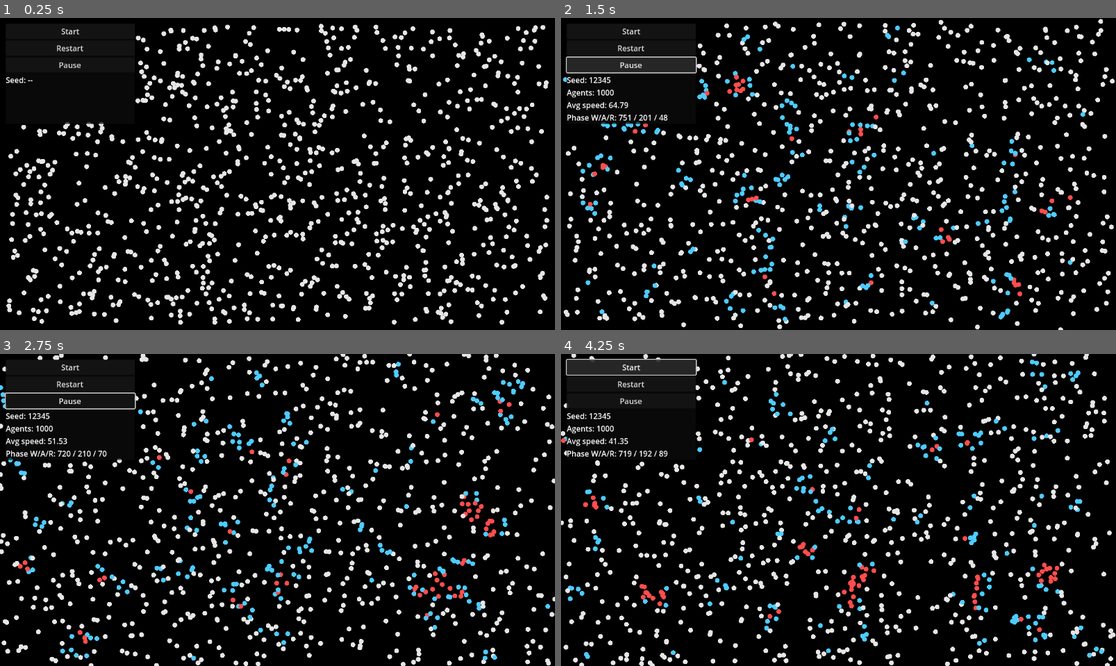
Above: before the commit, frames 1-4 (two rows, left to right).
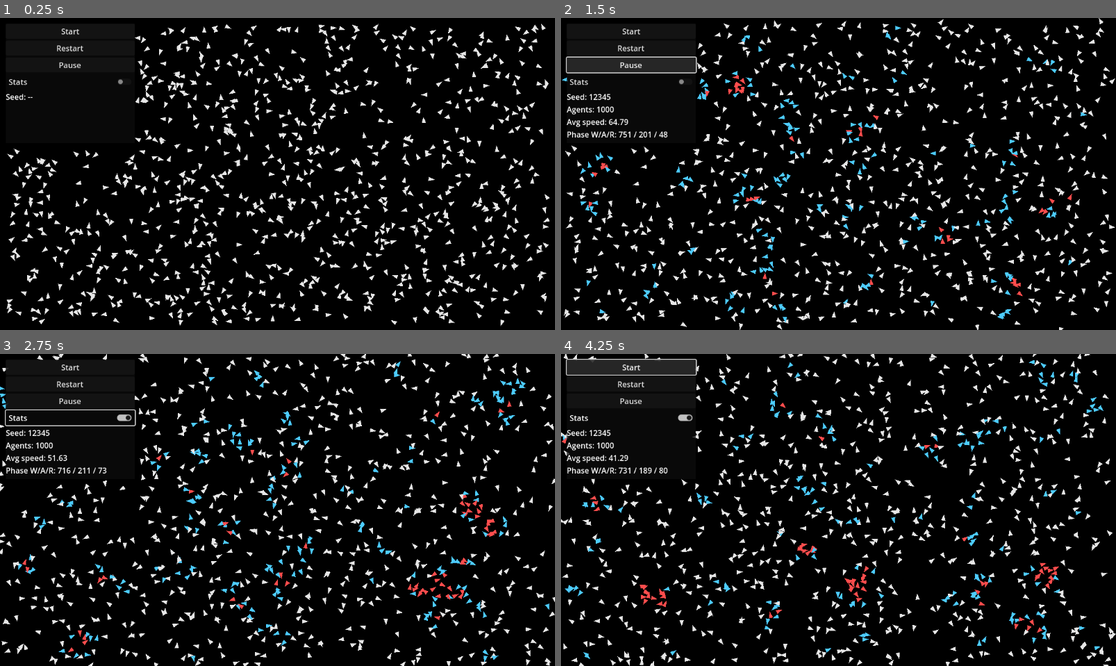
Above: after the commit, the same moments.

Repository: ayushsreejith06/phase-weave
Game: Godot game, scene res://main.tscn
Two runs of this game, one before a commit and one after it. Both use one fixed random seed, a clock stepped at 60 frames per second and the inputs below.
Inputs (mouse positions are in pixels of both pictures, inside the frame that each line leads up to):
- Up to frame 1 (0.25 s): no input
- Up to frame 2 (1.5 s): click "Pause" at 0.5 s; click "Resume" at 1.25 s
- Up to frame 3 (2.75 s): click (72, 416) at 2 s, where only the run after the commit has a clickable "Stats"
- Up to frame 4 (4.25 s): click "Start" at 2.75 s; click "Start" at 3.5 s

The runs differ from the first frame. In frame 1, 6.8% of the frame differs, in the area x 1-100%, y 1-99%; in frame 2, 7.6%; in frame 3, 8.4%; in frame 4, 10%, in the area x 0-100%, y 0-100%.

Commit message:
Implement v2 zones and stats hover

Diff:
--- a/main.tscn
+++ b/main.tscn
@@ -23,7 +23,7 @@
 offset_left = 12.0
 offset_top = 12.0
 offset_right = 280.0
-offset_bottom = 220.0
+offset_bottom = 260.0
 
 [node name="Backdrop" type="ColorRect" parent="UiOverlay/Overlay"]
 anchor_left = 0.0
@@ -55,5 +55,41 @@
 [node name="PauseButton" type="Button" parent="UiOverlay/Overlay/VBox"]
 text = "Pause"
 
+[node name="StatsToggle" type="CheckButton" parent="UiOverlay/Overlay/VBox"]
+text = "Stats"
+
 [node name="DebugLabel" type="Label" parent="UiOverlay/Overlay/VBox"]
 text = "Seed: --"
+
+[node name="HoverViewportContainer" type="SubViewportContainer" parent="UiOverlay"]
+anchor_left = 0.0
+anchor_top = 0.0
+anchor_right = 1.0
+anchor_bottom = 1.0
+offset_left = 0.0
+offset_top = 0.0
+offset_right = 0.0
+offset_bottom = 0.0
+mouse_filter = 2
+
+[node name="HoverViewport" type="SubViewport" parent="UiOverlay/HoverViewportContainer"]
+transparent_bg = true
+
+[node name="HoverLayer" type="Control" parent="UiOverlay/HoverViewportContainer/HoverViewport"]
+anchor_left = 0.0
+anchor_top = 0.0
+anchor_right = 1.0
+anchor_bottom = 1.0
+offset_left = 0.0
+offset_top = 0.0
+offset_right = 0.0
+offset_bottom = 0.0
+mouse_filter = 2
+
+[node name="HoverBackdrop" type="ColorRect" parent="UiOverlay/HoverViewportContainer/HoverViewport/HoverLayer"]
+color = Color(0.0, 0.0, 0.0, 0.9)
+mouse_filter = 2
+
+[node name="HoverLabel" type="RichTextLabel" parent="UiOverlay/HoverViewportContainer/HoverViewport/HoverLayer"]
+text = ""
+mouse_filter = 2
--- a/project.godot
+++ b/project.godot
@@ -13,8 +13,3 @@
 config/name="PhaseWeave"
 run/main_scene="res://main.tscn"
 config/features=PackedStringArray("4.5", "Forward Plus")
-
-[display]
-
-window/size/mode=0
-window/size/resizable=true
--- a/render/swarm_renderer.gd
+++ b/render/swarm_renderer.gd
@@ -27,6 +27,10 @@
 	if not model.has_method("get_agents"):
 		return
 	var agents = model.get_agents()
+	var zones = []
+	if model.has_method("get_zones"):
+		zones = model.get_zones()
+	_draw_zones(zones)
 	if agents.is_empty():
 		return
 
@@ -43,14 +47,14 @@
 			Config.RenderStyle.VELOCITY_LINES:
 				var vel = agent.velocity
 				if vel.length_squared() < 0.0001:
-					draw_circle(agent.position, Config.RENDER_POINT_RADIUS, color)
+					_draw_agent_triangle(agent, color, Config.RENDER_POINT_RADIUS)
 				else:
 					var end_pos = agent.position + vel * Config.RENDER_VELOCITY_LINE_SCALE
 					draw_line(agent.position, end_pos, color, 1.0, true)
 			Config.RenderStyle.CIRCLES:
-				draw_circle(agent.position, Config.RENDER_CIRCLE_RADIUS, color)
+				_draw_agent_triangle(agent, color, Config.RENDER_CIRCLE_RADIUS)
 			_:
-				draw_circle(agent.position, Config.RENDER_POINT_RADIUS, color)
+				_draw_agent_triangle(agent, color, Config.RENDER_POINT_RADIUS)
 
 func _color_for_phase(phase: int) -> Color:
 	match phase:
@@ -60,3 +64,26 @@
 			return Config.COLOR_REPEL
 		_:
 			return Config.COLOR_WANDER
+
+func _draw_agent_triangle(agent, color: Color, radius: float) -> void:
+	var dir = agent.velocity
+	if dir.length_squared() < 0.0001:
+		dir = Vector2.RIGHT
+	else:
+		dir = dir.normalized()
+	var perp = Vector2(-dir.y, dir.x)
+	var tip = agent.position + dir * (radius * 1.7)
+	var base = agent.position - dir * (radius * 0.9)
+	var left = base + perp * (radius * 0.9)
+	var right = base - perp * (radius * 0.9)
+	draw_polygon(PackedVector2Array([tip, left, right]), PackedColorArray([color, color, color]))
+
+func _draw_zones(zones: Array) -> void:
+	if zones == null or zones.is_empty():
+		return
+	for zone in zones:
+		var base_color = Config.ZONE_COLOR_REPEL if zone.type == Config.ZoneType.REPULSE else Config.ZONE_COLOR_ATTRACT
+		draw_circle(zone.center, zone.radius, base_color)
+		var outer = base_color
+		outer.a = Config.ZONE_GLOW_OUTER_ALPHA
+		draw_circle(zone.center, zone.radius * 1.12, outer)
--- a/scripts/agent.gd
+++ b/scripts/agent.gd
@@ -7,6 +7,9 @@
 var velocity: Vector2
 var phase: int
 var energy: float
+var local_density: float
+var steering_phase: Vector2
+var steering_zone: Vector2
 
 func _init(
 	p_position := Vector2.ZERO,
@@ -18,3 +21,6 @@
 	velocity = p_velocity
 	phase = p_phase
 	energy = p_energy
+	local_density = 0.0
+	steering_phase = Vector2.ZERO
+	steering_zone = Vector2.ZERO
--- a/scripts/config.gd
+++ b/scripts/config.gd
@@ -3,6 +3,7 @@
 
 enum Phase { WANDER, ALIGN, REPEL }
 enum RenderStyle { POINTS, CIRCLES, VELOCITY_LINES }
+enum ZoneType { REPULSE, ATTRACT }
 
 const TICKS_PER_SECOND = 24
 const TICK_DT = 1.0 / float(TICKS_PER_SECOND)
@@ -26,6 +27,8 @@
 const WANDER_ALIGN_FACTOR = 0.3
 const WANDER_COHESION_FACTOR = 0.15
 const ALIGN_SEPARATION_FACTOR = 0.4
+const ALIGN_TRIANGLE_LATTICE_FACTOR = 0.9
+const TRIANGLE_LATTICE_DISTANCE = 20.0
 const ALIGN_NOISE_FACTOR = 0.15
 const REPEL_NOISE_FACTOR = 0.8
 const NOISE_MAGNITUDE = 6.0
@@ -42,8 +45,22 @@
 const RENDER_CIRCLE_RADIUS = 5.0
 const RENDER_VELOCITY_LINE_SCALE = 0.35
 const TRAILS_ENABLED = true
-const TRAIL_FADE_COLOR = Color(0.0, 0.0, 0.0, 0.08)
+const TRAIL_FADE_COLOR = Color(0.0, 0.0, 0.0, 0.06)
 const COLOR_DEFAULT = Color(0.9, 0.9, 0.9, 1.0)
 const COLOR_WANDER = Color(0.9, 0.9, 0.9, 1.0)
 const COLOR_ALIGN = Color(0.3, 0.8, 1.0, 1.0)
 const COLOR_REPEL = Color(1.0, 0.3, 0.3, 1.0)
+
+const ZONE_RADIUS = 100.0
+const ZONE_RADIUS_MAX = 180.0
+const ZONE_DURATION = 15.0
+const ZONE_RADIUS_GROWTH = 6.0
+const ZONE_GROW_PER_SECOND = 28.0
+const ZONE_FORCE_REPEL = 220.0
+const ZONE_FORCE_ATTRACT = 200.0
+const ZONE_FALLOFF_POWER = 1.0
+const ZONE_COLOR_REPEL = Color(1.0, 0.45, 0.45, 0.18)
+const ZONE_COLOR_ATTRACT = Color(0.45, 0.75, 1.0, 0.18)
+const ZONE_GLOW_OUTER_ALPHA = 0.08
+
+const HOVER_PICK_RADIUS = 10.0
--- a/scripts/phase_rules.gd
+++ b/scripts/phase_rules.gd
@@ -23,6 +23,7 @@
 	var avg_pos := Vector2.ZERO
 	var avg_vel := Vector2.ZERO
 	var separation := Vector2.ZERO
+	var lattice := Vector2.ZERO
 
 	for neighbor in neighbors:
 		avg_pos += neighbor.position
@@ -31,9 +32,14 @@
 		var dist_sq = delta.length_squared()
 		if dist_sq > 0.0001:
 			separation -= delta / dist_sq
+			var dist = sqrt(dist_sq)
+			var dir = delta / dist
+			var offset = (dist - Config.TRIANGLE_LATTICE_DISTANCE) / Config.TRIANGLE_LATTICE_DISTANCE
+			lattice += dir * offset
 
 	avg_pos /= float(neighbors.size())
 	avg_vel /= float(neighbors.size())
+	lattice /= float(neighbors.size())
 
 	var alignment = (avg_vel - agent.velocity).normalized()
 	var cohesion = _delta(agent.position, avg_pos).normalized()
@@ -48,6 +54,7 @@
 			return (alignment * Config.FORCE_ALIGN) \
 				+ (cohesion * Config.FORCE_COHESION) \
 				+ (separation_dir * Config.FORCE_SEPARATION * Config.ALIGN_SEPARATION_FACTOR) \
+				+ (lattice * Config.FORCE_ALIGN * Config.ALIGN_TRIANGLE_LATTICE_FACTOR) \
 				+ (noise * Config.FORCE_WANDER * Config.ALIGN_NOISE_FACTOR)
 		Config.Phase.REPEL:
 			return (separation_dir * Config.FORCE_REPEL) \
--- a/scripts/simulation_controller.gd
+++ b/scripts/simulation_controller.gd
@@ -13,12 +13,16 @@
 var tick_timer: Timer
 var _paused := false
 var _resize_timer: Timer
+var _stats_enabled := false
+var _held_zone_type := -1
 
 @onready var renderer = get_node_or_null("../SwarmRenderer")
 @onready var ui_overlay = get_node_or_null("../UiOverlay")
 @onready var viewport_size := get_viewport().get_visible_rect().size
 
 func _ready() -> void:
+	process_mode = Node.PROCESS_MODE_ALWAYS
+	set_process_input(true)
 	rng.seed = Config.DEFAULT_SEED
 	get_viewport().size_changed.connect(_on_viewport_resized)
 	if Config.DEBUG_PRINT_SEED:
@@ -48,6 +52,8 @@
 			ui_overlay.restart_requested.connect(_on_restart_requested)
 		if ui_overlay.has_signal("pause_toggled"):
 			ui_overlay.pause_toggled.connect(_on_pause_toggled)
+		if ui_overlay.has_signal("stats_toggled"):
+			ui_overlay.stats_toggled.connect(_on_stats_toggled)
 		if ui_overlay.has_method("set_stats"):
 			stats_updated.connect(ui_overlay.set_stats)
 
@@ -55,6 +61,10 @@
 	if renderer != null:
 		renderer.queue_redraw()
 	_emit_stats()
+
+func _process(_delta: float) -> void:
+	_update_hover_stats()
+	_update_held_zone(_delta)
 
 func _on_start_requested() -> void:
 	if _paused and ui_overlay != null and ui_overlay.has_method("set_paused"):
@@ -89,6 +99,11 @@
 	else:
 		tick_timer.start()
 
+func _on_stats_toggled(enabled: bool) -> void:
+	_stats_enabled = enabled
+	if ui_overlay != null and ui_overlay.has_method("set_hover_stats") and not enabled:
+		ui_overlay.set_hover_stats("")
+
 func _on_tick() -> void:
 	model.step(Config.TICK_DT, phase_rules)
 	if renderer != null:
@@ -138,3 +153,85 @@
 func _apply_resize() -> void:
 	viewport_size = get_viewport().get_visible_rect().size
 	model.set_bounds_size(viewport_size)
+
+func _input(event: InputEvent) -> void:
+	if event is InputEventMouseButton and event.pressed:
+		var mouse_pos = event.position
+		if ui_overlay != null and ui_overlay.has_method("is_point_over_ui"):
+			if ui_overlay.is_point_over_ui(mouse_pos):
+				return
+		match event.button_index:
+			MOUSE_BUTTON_LEFT:
+				model.add_zone(Config.ZoneType.REPULSE, mouse_pos)
+				_held_zone_type = Config.ZoneType.REPULSE
+				if renderer != null:
+					renderer.queue_redraw()
+			MOUSE_BUTTON_RIGHT:
+				model.add_zone(Config.ZoneType.ATTRACT, mouse_pos)
+				_held_zone_type = Config.ZoneType.ATTRACT
+				if renderer != null:
+					renderer.queue_redraw()
+	elif event is InputEventMouseButton and not event.pressed:
+		if event.button_index == MOUSE_BUTTON_LEFT or event.button_index == MOUSE_BUTTON_RIGHT:
+			_held_zone_type = -1
+
+func _update_hover_stats() -> void:
+	if not _stats_enabled or not _paused:
+		return
+	if ui_overlay == null or not ui_overlay.has_method("set_hover_stats_at"):
+		return
+	var mouse_pos = get_viewport().get_mouse_position()
+	if ui_overlay.has_method("is_point_over_ui") and ui_overlay.is_point_over_ui(mouse_pos):
+		ui_overlay.set_hover_stats("")
+		return
+	var agent = model.find_agent_at_position(mouse_pos, Config.HOVER_PICK_RADIUS)
+	if agent == null:
+		ui_overlay.set_hover_stats("")
+		return
+	var dist_sq = mouse_pos.distance_squared_to(agent.position)
+	if dist_sq > Config.HOVER_PICK_RADIUS * Config.HOVER_PICK_RADIUS:
+		ui_overlay.set_hover_stats("")
+		return
+	var phase_name = _phase_name(agent.phase)
+	var phase_color = _phase_color(agent.phase)
+	var speed = agent.velocity.length()
+	var text = "Phase: [color=%s]%s[/color]\nPos: %.1f, %.1f\nSpeed: %.1f\nVel: %.1f, %.1f\nDensity: %.2f\nSteer phase: %.2f, %.2f\nSteer zone: %.2f, %.2f" % [
+		phase_color.to_html(false),
+		phase_name,
+		agent.position.x, agent.position.y,
+		speed,
+		agent.velocity.x, agent.velocity.y,
+		agent.local_density,
+		agent.steering_phase.x, agent.steering_phase.y,
+		agent.steering_zone.x, agent.steering_zone.y
+	]
+	ui_overlay.set_hover_stats_at(text, agent.position)
+
+func _update_held_zone(delta: float) -> void:
+	if _held_zone_type < 0:
+		return
+	var mouse_pos = get_viewport().get_mouse_position()
+	if ui_overlay != null and ui_overlay.has_method("is_point_over_ui"):
+		if ui_overlay.is_point_over_ui(mouse_pos):
+			return
+	model.grow_zone_at(_held_zone_type, mouse_pos, Config.ZONE_GROW_PER_SECOND * delta)
+	if renderer != null:
+		renderer.queue_redraw()
+
+func _phase_name(phase: int) -> String:
+	match phase:
+		Config.Phase.ALIGN:
+			return "Align"
+		Config.Phase.REPEL:
+			return "Repel"
+		_:
+			return "Wander"
+
+func _phase_color(phase: int) -> Color:
+	match phase:
+		Config.Phase.ALIGN:
+			return Config.COLOR_ALIGN
+		Config.Phase.REPEL:
+			return Config.COLOR_REPEL
+		_:
+			return Config.COLOR_WANDER
--- a/scripts/swarm_model.gd
+++ b/scripts/swarm_model.gd
@@ -3,15 +3,33 @@
 
 const Config = preload("res://scripts/config.gd")
 const Agent = preload("res://scripts/agent.gd")
+
+class Zone:
+	var type: int
+	var center: Vector2
+	var radius: float
+	var start_time: float
+	var duration: float
+	var strength: float
 
 var agents: Array[Agent] = []
 var bounds_size := Vector2.ZERO
 var rng: RandomNumberGenerator
 var _grid: Dictionary = {}
 var _grid_size := Vector2i.ZERO
+var zones: Array[Zone] = []
+var _time := 0.0
+var _zone_grid: Dictionary = {}
+var _zone_grid_size := Vector2i.ZERO
+var _zone_grid_dirty := true
 
 func initialize(agent_count: int, p_bounds_size: Vector2, p_rng: RandomNumberGenerator) -> void:
 	agents.clear()
+	zones.clear()
+	_time = 0.0
+	_zone_grid.clear()
+	_zone_grid_size = Vector2i.ZERO
+	_zone_grid_dirty = true
 	bounds_size = p_bounds_size
 	rng = p_rng
 
@@ -37,6 +55,9 @@
 	if phase_rules == null:
 		return
 
+	_time += dt
+	_prune_zones()
+	_rebuild_zone_grid_if_needed()
 	_build_grid()
 
 	var next_phases: Array[int] = []
@@ -53,7 +74,9 @@
 		var local_density = (float(neighbors.size()) / density_area) * Config.DENSITY_SCALE
 		var next_phase = phase_rules.compute_phase(agent.phase, local_density)
 
-		var steering = phase_rules.compute_steering(agent, neighbors, next_phase, bounds_size, rng)
+		var phase_steering = phase_rules.compute_steering(agent, neighbors, next_phase, bounds_size, rng)
+		var zone_steering = _compute_zone_force(agent.position)
+		var steering = phase_steering + zone_steering
 
 		var velocity = agent.velocity + steering * dt
 		velocity *= Config.DAMPING
@@ -63,6 +86,9 @@
 
 		next_phases[i] = next_phase
 		next_velocities[i] = velocity
+		agent.local_density = local_density
+		agent.steering_phase = phase_steering
+		agent.steering_zone = zone_steering
 
 	for i in agents.size():
 		var agent = agents[i]
@@ -96,6 +122,7 @@
 
 func set_bounds_size(p_bounds_size: Vector2) -> void:
 	bounds_size = p_bounds_size
+	_zone_grid_dirty = true
 
 func _build_grid() -> void:
 	_grid.clear()
@@ -149,3 +176,143 @@
 
 func get_agents() -> Array[Agent]:
 	return agents
+
+func get_zones() -> Array[Zone]:
+	return zones
+
+func add_zone(zone_type: int, position: Vector2) -> void:
+	if _refresh_zone(zone_type, position, Config.ZONE_RADIUS_GROWTH):
+		return
+
+	var zone = Zone.new()
+	zone.type = zone_type
+	zone.center = position
+	zone.radius = Config.ZONE_RADIUS
+	zone.start_time = _time
+	zone.duration = Config.ZONE_DURATION
+	zone.strength = Config.ZONE_FORCE_REPEL if zone_type == Config.ZoneType.REPULSE else Config.ZONE_FORCE_ATTRACT
+	zones.append(zone)
+	_zone_grid_dirty = true
+
+func grow_zone_at(zone_type: int, position: Vector2, amount: float) -> void:
+	if _refresh_zone(zone_type, position, amount):
+		_zone_grid_dirty = true
+
+func find_agent_at_position(position: Vector2, radius: float) -> Agent:
+	var best_agent: Agent = null
+	var best_dist_sq = radius * radius
+	for agent in agents:
+		var delta = position - agent.position
+		var dist_sq = delta.length_squared()
+		if dist_sq <= best_dist_sq:
+			best_agent = agent
+			best_dist_sq = dist_sq
+	return best_agent
+
+func _find_zone_index(zone_type: int, position: Vector2) -> int:
+	var best_index := -1
+	var best_dist_sq := INF
+	for i in zones.size():
+		var zone = zones[i]
+		if zone.type != zone_type:
+			continue
+		var dist_sq = position.distance_squared_to(zone.center)
+		if dist_sq <= zone.radius * zone.radius and dist_sq < best_dist_sq:
+			best_dist_sq = dist_sq
+			best_index = i
+	return best_index
+
+func _refresh_zone(zone_type: int, position: Vector2, radius_delta: float) -> bool:
+	var refresh_index = _find_zone_index(zone_type, position)
+	if refresh_index < 0:
+		return false
+	var zone = zones[refresh_index]
+	zone.radius = min(zone.radius + radius_delta, Config.ZONE_RADIUS_MAX)
+	zone.start_time = _time
+	zone.duration = Config.ZONE_DURATION
+	zones[refresh_index] = zone
+	return true
+
+func _prune_zones() -> void:
+	if zones.is_empty():
+		return
+	for i in range(zones.size() - 1, -1, -1):
+		var zone = zones[i]
+		if _time - zone.start_time >= zone.duration:
+			zones.remove_at(i)
+			_zone_grid_dirty = true
+
+func _compute_zone_force(position: Vector2) -> Vector2:
+	if zones.is_empty():
+		return Vector2.ZERO
+	var best_force := Vector2.ZERO
+	var best_strength := 0.0
+	for zone in _candidate_zones(position):
+		var to_center = zone.center - position
+		var dist = to_center.length()
+		if dist > zone.radius:
+			continue
+		var falloff = 1.0 - (dist / zone.radius)
+		if Config.ZONE_FALLOFF_POWER != 1.0:
+			falloff = pow(falloff, Config.ZONE_FALLOFF_POWER)
+		var strength = zone.strength * falloff
+		if strength <= best_strength:
+			continue
+		var dir: Vector2
+		if dist > 0.0001:
+			dir = to_center / dist
+		else:
+			dir = _random_direction()
+		if zone.type == Config.ZoneType.REPULSE:
+			dir = -dir
+		best_strength = strength
+		best_force = dir * strength
+	return best_force
+
+func _rebuild_zone_grid_if_needed() -> void:
+	if not _zone_grid_dirty:
+		return
+	_zone_grid.clear()
+	if bounds_size == Vector2.ZERO:
+		return
+	var cell_size = max(1.0, Config.ZONE_RADIUS_MAX)
+	var size_x = max(1, int(ceil(bounds_size.x / cell_size)))
+	var size_y = max(1, int(ceil(bounds_size.y / cell_size)))
+	_zone_grid_size = Vector2i(size_x, size_y)
+	for i in zones.size():
+		var zone = zones[i]
+		var cell = _zone_cell_for_position(zone.center, cell_size)
+		if not _zone_grid.has(cell):
+			_zone_grid[cell] = []
+		_zone_grid[cell].append(i)
+	_zone_grid_dirty = false
+
+func _zone_cell_for_position(pos: Vector2, cell_size: float) -> Vector2i:
+	var x = int(floor(pos.x / cell_size))
+	var y = int(floor(pos.y / cell_size))
+	x = clampi(x, 0, _zone_grid_size.x - 1)
+	y = clampi(y, 0, _zone_grid_size.y - 1)
+	return Vector2i(x, y)
+
+func _candidate_zones(pos: Vector2) -> Array[Zone]:
+	if _zone_grid_size == Vector2i.ZERO or _zone_grid.is_empty():
+		return zones
+	var results: Array[Zone] = []
+	var cell_size = max(1.0, Config.ZONE_RADIUS_MAX)
+	var base = _zone_cell_for_position(pos, cell_size)
+	for ox in range(-1, 2):
+		for oy in range(-1, 2):
+			var cell = Vector2i(base.x + ox, base.y + oy)
+			if cell.x < 0 or cell.x >= _zone_grid_size.x:
+				continue
+			if cell.y < 0 or cell.y >= _zone_grid_size.y:
+				continue
+			if not _zone_grid.has(cell):
+				continue
+			for zone_index in _zone_grid[cell]:
+				results.append(zones[zone_index])
+	return results
+
+func _random_direction() -> Vector2:
+	var angle = rng.randf_range(0.0, TAU)
+	return Vector2.RIGHT.rotated(angle)
--- a/ui/ui_overlay.gd
+++ b/ui/ui_overlay.gd
@@ -6,12 +6,18 @@
 signal start_requested
 signal restart_requested
 signal pause_toggled(paused: bool)
+signal stats_toggled(enabled: bool)
 
 @onready var start_button = get_node_or_null("Overlay/VBox/StartButton")
 @onready var restart_button = get_node_or_null("Overlay/VBox/RestartButton")
 @onready var pause_button = get_node_or_null("Overlay/VBox/PauseButton")
+@onready var stats_toggle = get_node_or_null("Overlay/VBox/StatsToggle")
 @onready var debug_label = get_node_or_null("Overlay/VBox/DebugLabel")
+@onready var hover_viewport = get_node_or_null("HoverViewportContainer/HoverViewport")
+@onready var hover_label = get_node_or_null("HoverViewportContainer/HoverViewport/HoverLayer/HoverLabel")
+@onready var hover_backdrop = get_node_or_null("HoverViewportContainer/HoverViewport/HoverLayer/HoverBackdrop")
 var _paused := false
+var _stats_enabled := false
 
 func _ready() -> void:
 	if start_button != null:
@@ -21,8 +27,43 @@
 	if pause_button != null:
 		pause_button.pressed.connect(_on_pause_pressed)
 		pause_button.visible = Config.ALLOW_PAUSE
+	if stats_toggle != null:
+		stats_toggle.toggled.connect(_on_stats_toggled)
+		stats_toggle.button_pressed = false
 	if debug_label != null:
 		debug_label.visible = Config.SHOW_DEBUG_UI
+	_setup_hover_viewport()
+	if hover_label != null:
+		hover_label.visible = false
+		if hover_label is RichTextLabel:
+			hover_label.bbcode_enabled = true
+			hover_label.fit_content = true
+			hover_label.scroll_active = false
+			hover_label.autowrap_mode = TextServer.AUTOWRAP_OFF
+			hover_label.add_theme_constant_override("outline_size", 1)
+			hover_label.add_theme_color_override("font_outline_color", Color(0.0, 0.0, 0.0, 0.85))
+		hover_label.add_theme_color_override("default_color", Color(1.0, 1.0, 1.0, 1.0))
+		hover_label.add_theme_color_override("font_color", Color(1.0, 1.0, 1.0, 1.0))
+		hover_label.add_theme_color_override("font_color_default", Color(1.0, 1.0, 1.0, 1.0))
+		hover_label.self_modulate = Color(1.0, 1.0, 1.0, 1.0)
+		hover_label.z_index = 2
+	if hover_backdrop != null:
+		hover_backdrop.visible = false
+		hover_backdrop.z_index = 1
+
+func _setup_hover_viewport() -> void:
+	if hover_viewport == null:
+		return
+	hover_viewport.render_target_update_mode = SubViewport.UPDATE_ALWAYS
+	hover_viewport.render_target_clear_mode = SubViewport.CLEAR_MODE_ALWAYS
+	hover_viewport.transparent_bg = true
+	hover_viewport.size = get_viewport().get_visible_rect().size
+	get_viewport().size_changed.connect(_sync_hover_viewport_size)
+
+func _sync_hover_viewport_size() -> void:
+	if hover_viewport == null:
+		return
+	hover_viewport.size = get_viewport().get_visible_rect().size
 
 func _on_start_pressed() -> void:
 	start_requested.emit()
@@ -35,11 +76,29 @@
 	if pause_button != null:
 		pause_button.text = "Resume" if _paused else "Pause"
 	pause_toggled.emit(_paused)
+	if hover_label != null and not _paused:
+		hover_label.text = ""
+		hover_label.visible = false
+	if hover_backdrop != null and not _paused:
+		hover_backdrop.visible = false
+
+func _on_stats_toggled(enabled: bool) -> void:
+	_stats_enabled = enabled
+	if hover_label != null:
+		hover_label.visible = enabled and _paused
+		if not enabled:
+			hover_label.text = ""
+	stats_toggled.emit(enabled)
 
 func set_paused(paused: bool) -> void:
 	_paused = paused
 	if pause_button != null:
 		pause_button.text = "Resume" if _paused else "Pause"
+	if hover_label != null and not _paused:
+		hover_label.text = ""
+		hover_label.visible = false
+	if hover_backdrop != null and not _paused:
+		hover_backdrop.visible = false
 
 func set_stats(stats: Dictionary) -> void:
 	if debug_label == null:
@@ -53,3 +112,74 @@
 	debug_label.text = "Seed: %d\nAgents: %d\nAvg speed: %.2f\nPhase W/A/R: %d / %d / %d" % [
 		seed, agents, avg_speed, wander, align, repel
 	]
+
+func set_hover_stats(text: String) -> void:
+	if hover_label == null:
+		return
+	if not _stats_enabled or not _paused or text.strip_edges().is_empty():
+		hover_label.text = ""
+		hover_label.visible = false
+		if hover_backdrop != null:
+			hover_backdrop.visible = false
+		return
+	hover_label.text = text
+	hover_label.visible = true
+	if hover_backdrop != null:
+		hover_backdrop.visible = true
+
+func set_hover_stats_at(text: String, anchor_pos: Vector2) -> void:
+	if hover_label == null:
+		return
+	if not _stats_enabled or not _paused or text.strip_edges().is_empty():
+		hover_label.text = ""
+		hover_label.visible = false
+		if hover_backdrop != null:
+			hover_backdrop.visible = false
+		return
+	hover_label.text = text
+	var offset = Vector2(12.0, 10.0)
+	var pos = anchor_pos + offset
+	var size = _hover_content_size()
+	var padding = Vector2(8.0, 6.0)
+	var viewport_rect = get_viewport().get_visible_rect()
+	if pos.x + size.x > viewport_rect.size.x:
+		pos.x = max(0.0, anchor_pos.x - size.x - 12.0)
+	if pos.y + size.y > viewport_rect.size.y:
+		pos.y = max(0.0, anchor_pos.y - size.y - 12.0)
+	if pos.x < 0.0:
+		pos.x = 0.0
+	if pos.y < 0.0:
+		pos.y = 0.0
+	hover_label.position = pos + padding
+	hover_label.size = size
+	hover_label.visible = true
+	if hover_backdrop != null:
+		hover_backdrop.position = pos
+		hover_backdrop.size = size + padding * 2.0
+		hover_backdrop.visible = true
+
+func _hover_content_size() -> Vector2:
+	if hover_label == null:
+		return Vector2.ZERO
+	if hover_label is RichTextLabel:
+		var rich = hover_label as RichTextLabel
+		return Vector2(
+			max(1.0, rich.get_content_width()),
+			max(1.0, rich.get_content_height())
+		)
+	return hover_label.get_minimum_size()
+
+func is_point_over_hover(point: Vector2) -> bool:
+	if hover_label == null or not hover_label.visible:
+		return false
+	var rect = Rect2(hover_label.global_position, _hover_content_size())
+	return rect.has_point(point)
+
+func is_point_over_ui(point: Vector2) -> bool:
+	var overlay = get_node_or_null("Overlay")
+	if overlay == null or not (overlay is Control):
+		return false
+	return overlay.get_global_rect().has_point(point)
+
+func is_stats_enabled() -> bool:
+	return _stats_enabled
Not shown, added: docs/testing.md
Not shown, added: docs/ui.md
Not shown, added: docs/v2-spec.md
